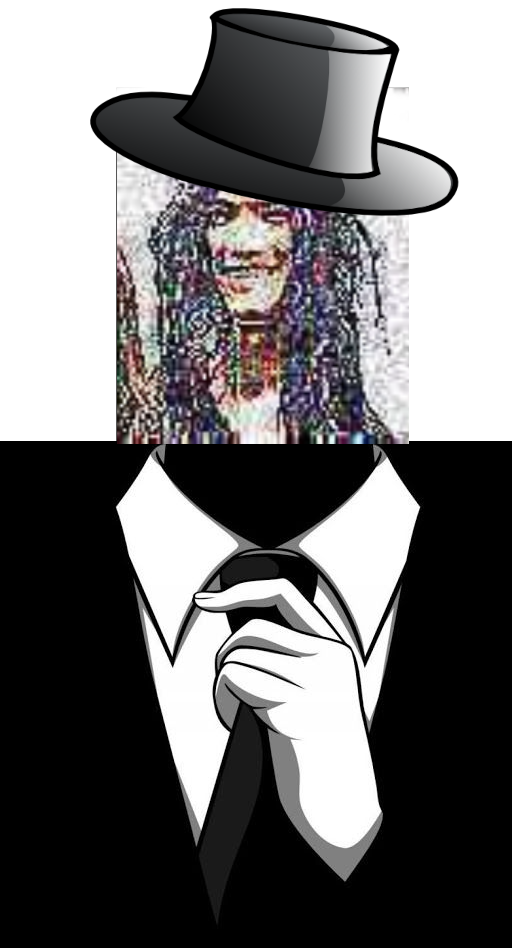
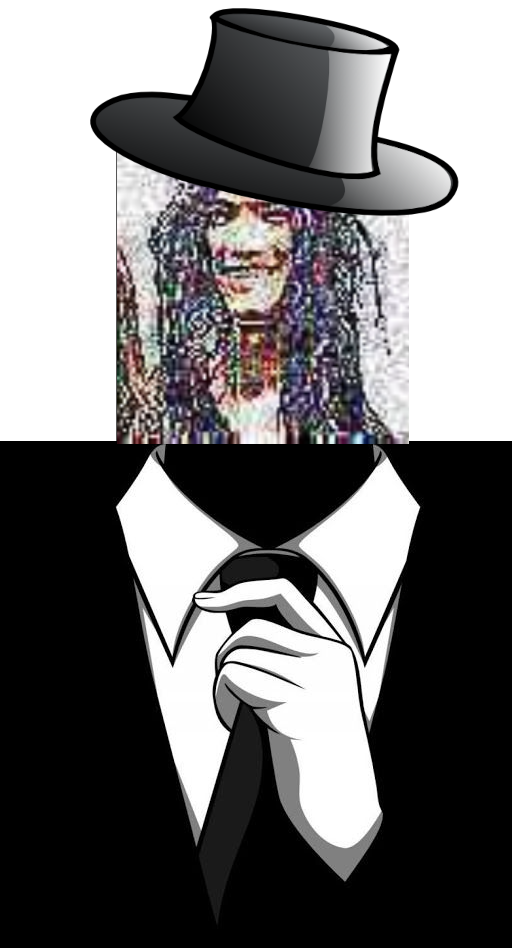
Revision of a layered (512, 948) image; what changed, layer by layer:
painted on "reprezentativni_obrazek_1.png" over [116, 87, 409, 120]
